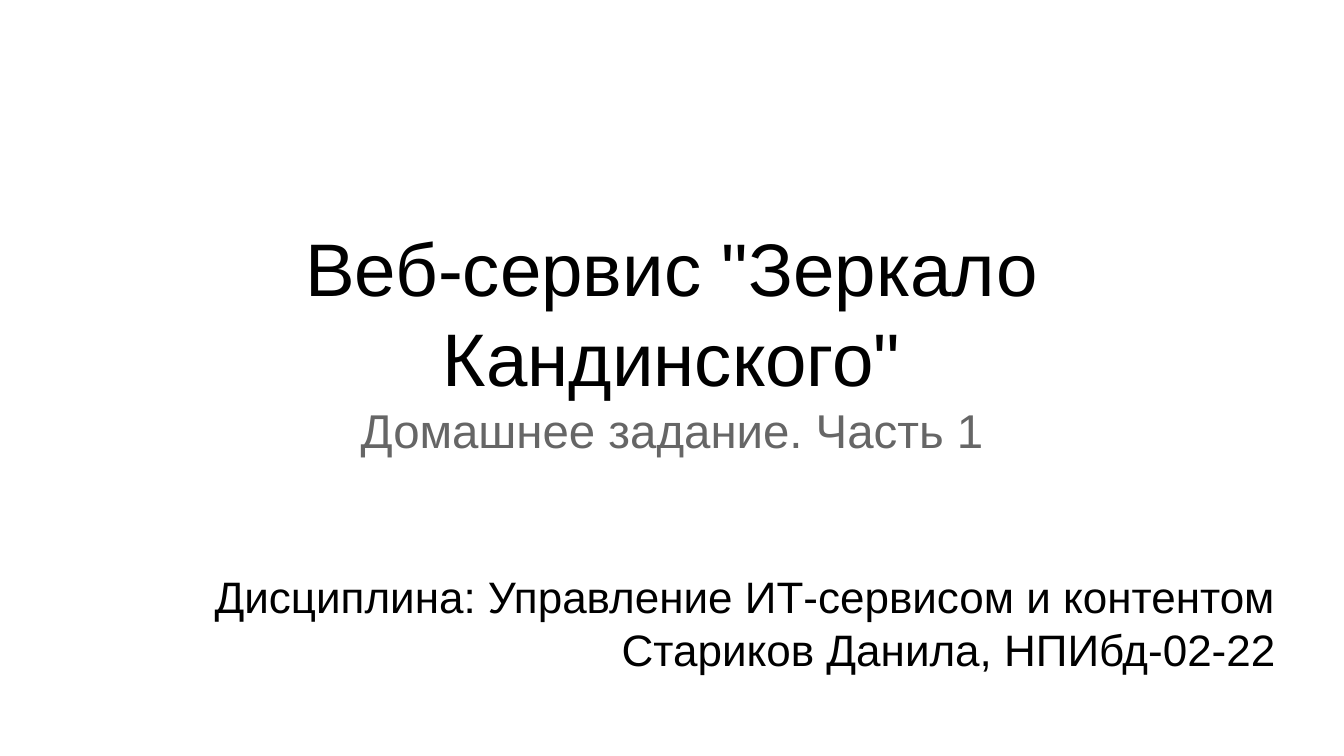
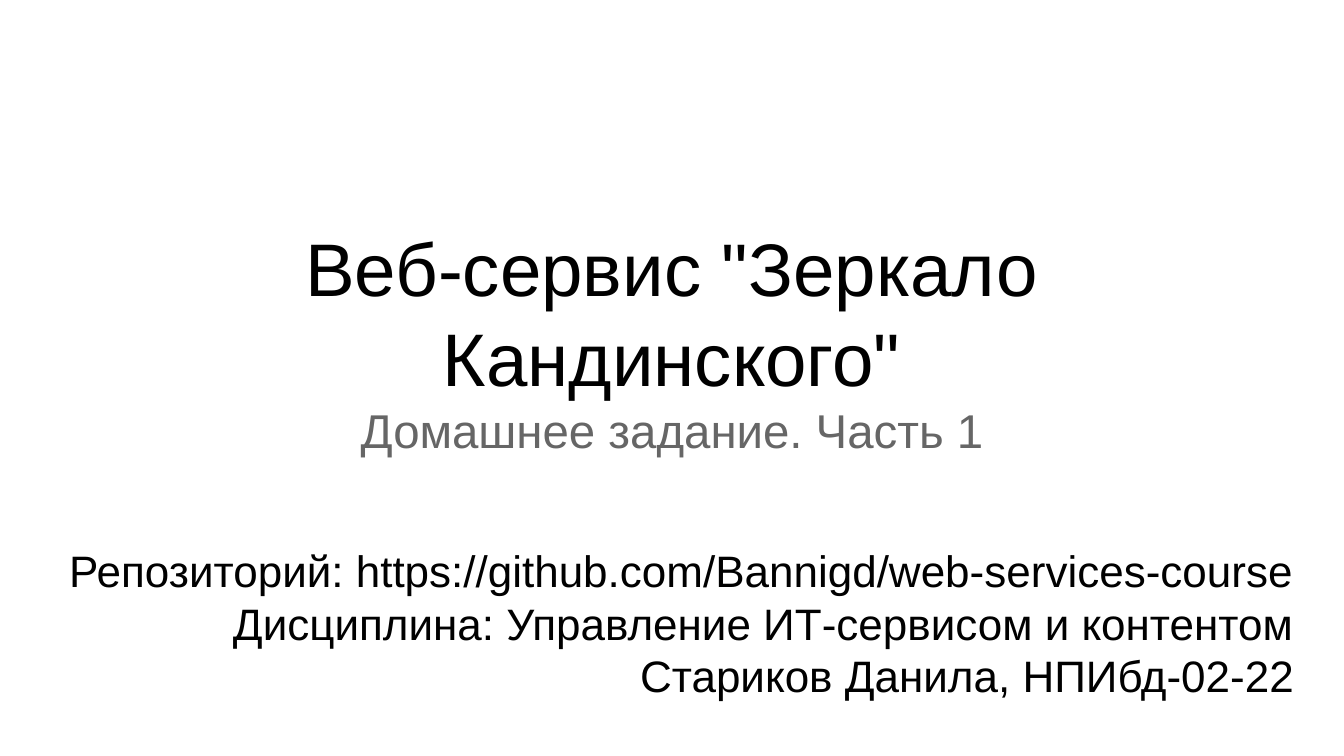
Before and after one commit to Bannigd/web-services-course, a slide deck: slide 1 of homework/report/presentation.odp. Drawn at 1344x756 pixels with LibreOffice and Linux fonts; fonts in the diff are those of the drawing. Boxes give left, top, right and bottom in pixels: in the first picture for what was removed or moved away, otherwise in the second. Text is boxed around its words. In the diff, an @@ line names an element or a change of style, - is before the commit and + after.

Commit message:
docs(homework): added repo url in first slide

```diff
--- a/homework/report/presentation.odp
+++ b/homework/report/presentation.odp
@@ subtitle "Репозиторий: https://github.com/Bannigd/web-services-course": place and size @@
-subtitle "Репозиторий: https://github.com/Bannigd/web-services-course" at bbox=[215, 582, 1275, 675]
+subtitle "Репозиторий: https://github.com/Bannigd/web-services-course" at bbox=[69, 554, 1294, 701]
@@ subtitle at bbox=[69, 554, 1293, 595]: paragraph added @@
+Репозиторий: https://github.com/Bannigd/web-services-course
```
